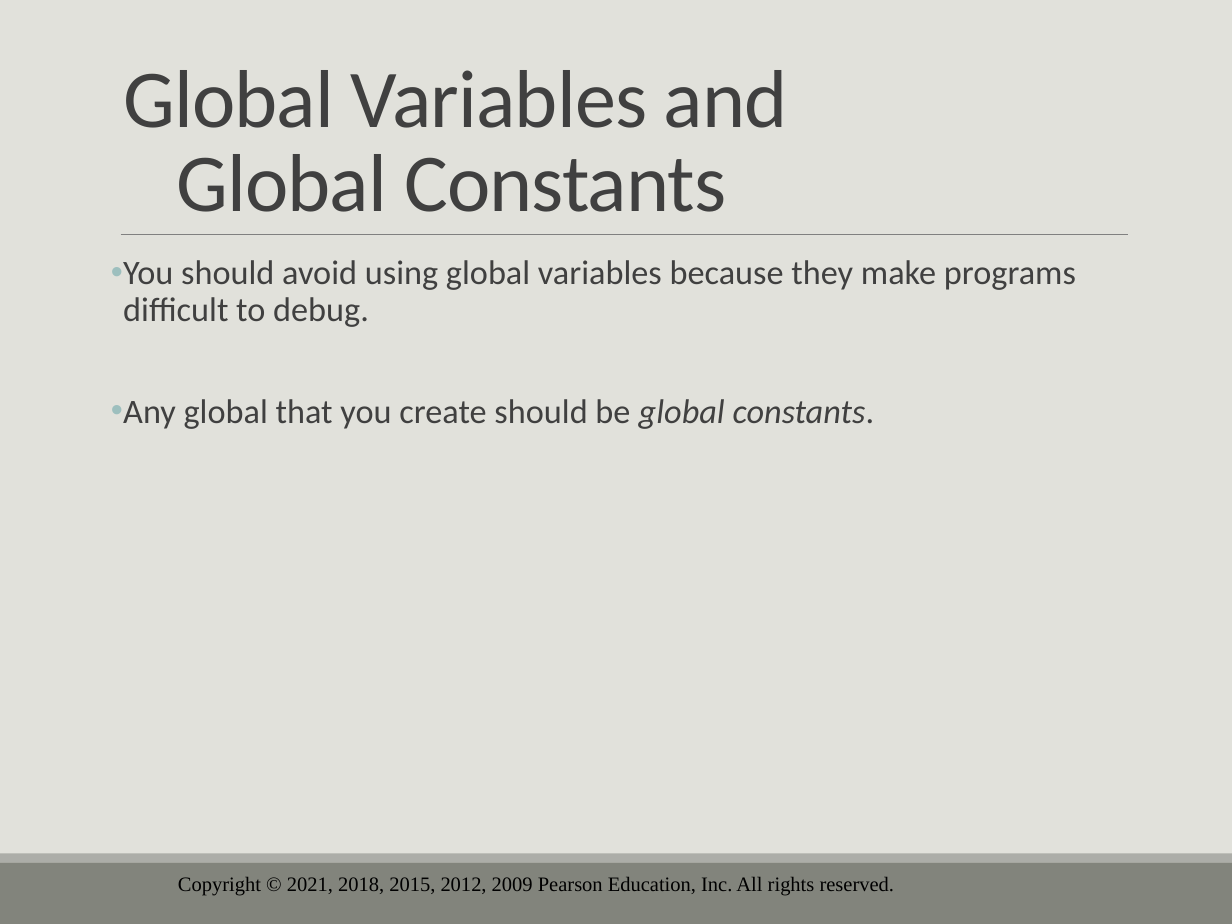
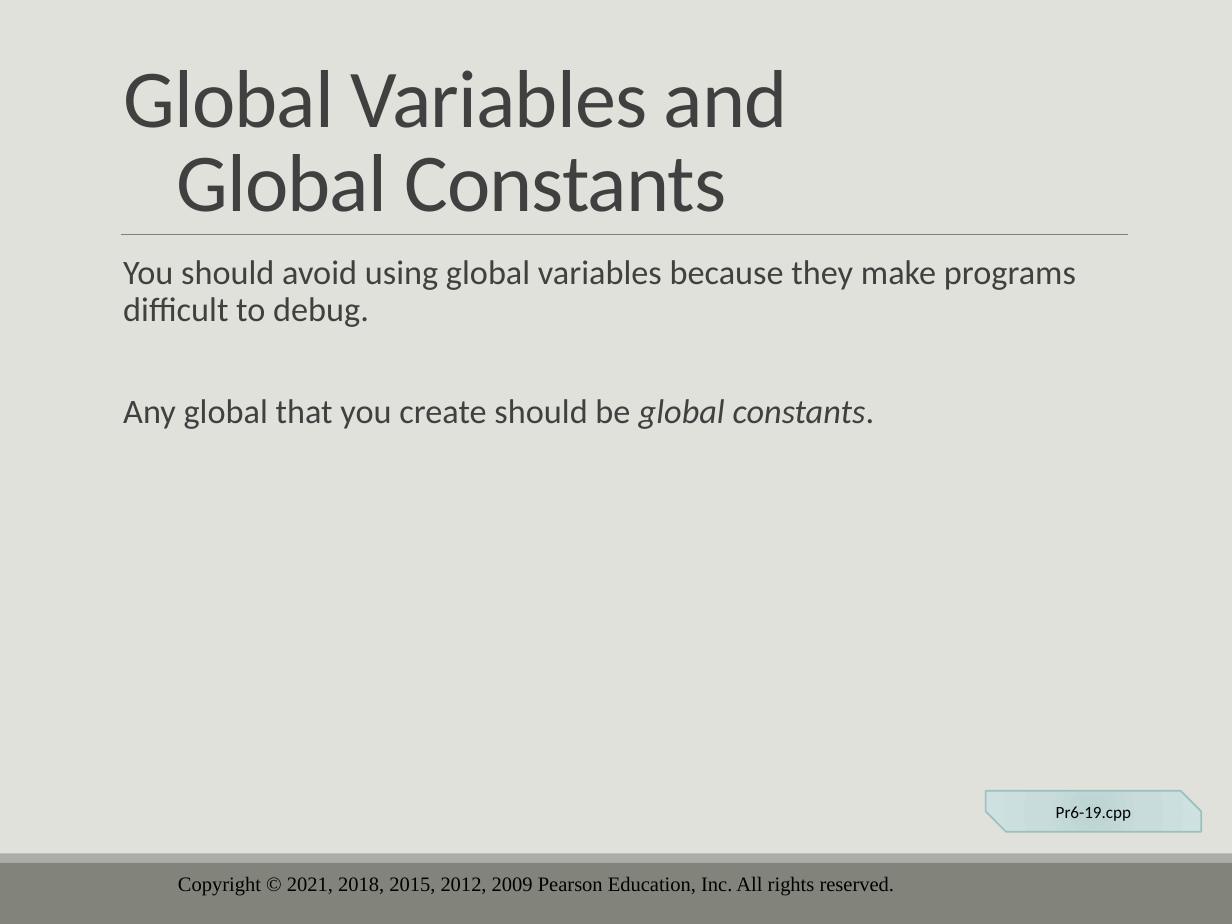
Before and after one commit to drolsonmi/eng1400, a slide deck: slide 44 of 1400_06_Functions.pptx (slide 52 before the commit). Drawn at 1232x924 pixels with LibreOffice and Linux fonts; fonts in the diff are those of the drawing; background and template pictures are left out. Boxes give left, top, right and bottom in pixels: in the first picture for what was removed or moved away, otherwise in the second. Text is boxed around its words. In the diff, an @@ line names an element or a change of style, - is before the commit and + after.

```diff
--- a/1400_06_Functions.pptx
+++ b/1400_06_Functions.pptx
@@ text "You should avoid using global ..." at (123,260,1076,429): bullet • to   @@
@@ snip diag rect added at (986,791,1201,832), fill gradient #BDD3D2 to #C9DCDC to #CEE2E1, outline #9DBFBE 1 pt, 10 pt, text #000000 @@
+Pr6-19.cpp
```
Also in this commit, not shown: 17 other slides changed, 17 slides removed, 2 other files.
